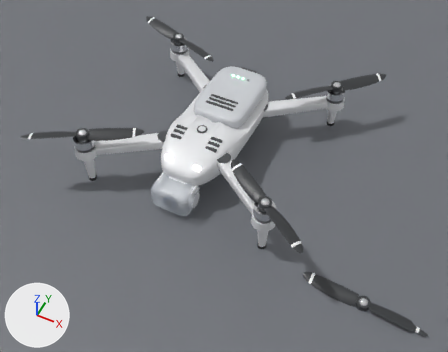
A saved change to the Blender file Art/Blender/SKYFOLD_F4.blend.
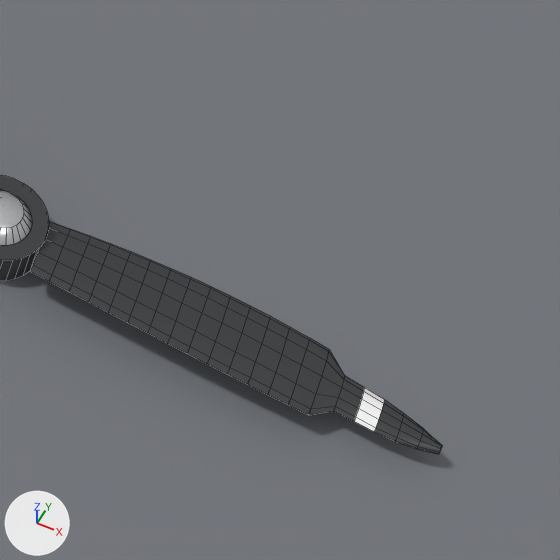
There are two pictures of each version: one whole from a 50 mm camera at (0.238, -0.453, 0.527) aimed at (0.031, -0.04, 0.011), one close up on the part from 81% to 99% of the width and 77% to 100% of the height. Every picture has the same lights, and +X, +Y and +Z are marked at lower left. The older version's two pictures come first. The close-ups show mesh edges as thin lines.

The older version as bpy lines, for what is in view:
```python
me_plane = bpy.data.meshes.new('Plane')
me_plane.from_pydata([(-3.0, -3.0, 0.0), (3.0, -3.0, 0.0), (-3.0, 3.0, 0.0), (3.0, 3.0, 0.0)], [], [(0, 1, 3, 2)])
me_plane.materials.append(mat_m_floor)  # grey #6f7379
me_prop_damaged = bpy.data.meshes.new('Prop_Damaged')
me_prop_damaged.from_pydata(...)  # 616 vertices, 544 faces; spans x -0.064..0.064, y -0.0096..0.0101, z 0.0001..0.008
me_prop_damaged.polygons.foreach_set('use_smooth', [True] * 544)
# faces by material slot: [460, 24, 34, 26]
me_prop_damaged.materials.append(mat_m_propeller)  # dark grey #35373a
me_prop_damaged.materials.append(mat_m_propeller_tip)  # white #f6f6f6
me_prop_damaged.materials.append(mat_m_propeller)  # dark grey #35373a
me_prop_damaged.materials.append(mat_m_motor_metal)  # white #e7e8eb
ob_prop_damaged = bpy.data.objects.new('Prop_Damaged', me_prop_damaged)
ob_prop_damaged.location = (0.22, -0.12, 0.0)
ob_studio_floor = bpy.data.objects.new('Studio_Floor', me_plane)
ob_studio_floor.location = (0.0, 0.0, 0.0)
```
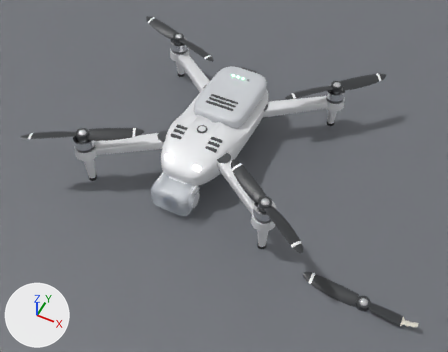
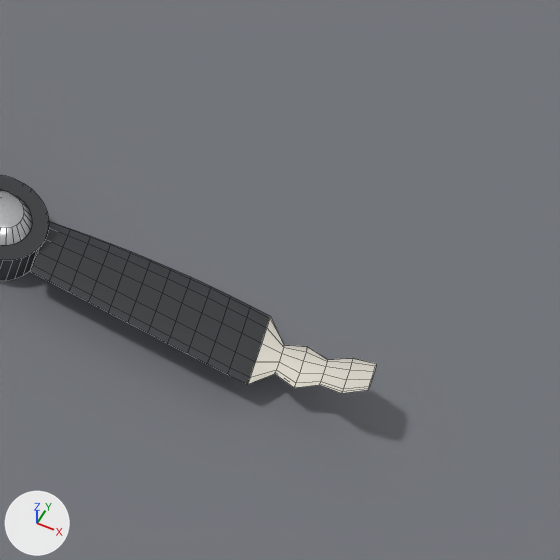
Where the change shows, as pixel boxes [x1, y1, x2, y2] in the close-ups (560 x 560 px):
'Prop_Damaged', reshaped: before [0, 175, 442, 454]; after [0, 175, 376, 393]
part 1 of me_prop_damaged, cut back: before [334, 376, 442, 454]; after [342, 358, 376, 393]
part 2 of me_prop_damaged, recoloured (dark grey to light grey): before [248, 316, 345, 415]; after [248, 317, 353, 393]

Patch to the scene script:
```diff
--- a/Art/Blender/SKYFOLD_F4.blend.py
+++ b/Art/Blender/SKYFOLD_F4.blend.py
@@ mat_m_propeller_damage @@
+mat_m_propeller_damage = principled_material('M_Propeller_Damage')
+mat_m_propeller_damage.base_color = (0.72, 0.68, 0.6)  # light grey #ddd7cb
+mat_m_propeller_damage.roughness = 0.85
@@ me_prop_damaged @@
 # used by ob_prop_damaged; location = (0.22, -0.12, 0.0)
-me_prop_damaged.from_pydata(...)  # 616 vertices, 544 faces; spans x -0.064..0.064, y -0.0096..0.0101, z 0.0001..0.008
+me_prop_damaged.from_pydata(...)  # 568 vertices, 496 faces; spans x -0.064..0.0525, y -0.0091..0.0101, z 0.0001..0.0117
+# me_prop_damaged part 1
+# 60 vertices are removed from x 0.0525..0.064, y -0.0076..-0.0008, z 0.0023..0.0042
+# 61 faces are deleted
+# 7 vertices in x 0.0496, y -0.007..-0.0007, z 0.0023..0.0043 move by (0.0, 0.0, 0.0048)
+# 5 vertices in x 0.0496, y -0.0065..-0.0002, z 0.0023..0.0042 move by (0.0, 0.0, 0.0047)
+# 36 vertices move from x 0.041..0.0467, y -0.0096..0.0044, z 0.0012..0.005 to x 0.041..0.0467, y -0.0069..0.0013, z 0.0025..0.0069
+# 12 vertices are added at x 0.0525, y -0.0065..-0.0016, z 0.01..0.0117
+# 13 new faces join them, mat_m_propeller_damage (light grey #ddd7cb)
+# me_prop_damaged part 2: 48 faces spanning x 0.0381..0.0496, y -0.0091..0.0048, z 0.0011..0.0091 switch from mat_m_propeller (dark grey #35373a) to mat_m_propeller_damage (light grey #ddd7cb)
 me_prop_damaged.materials.append(mat_m_propeller_tip)
```
